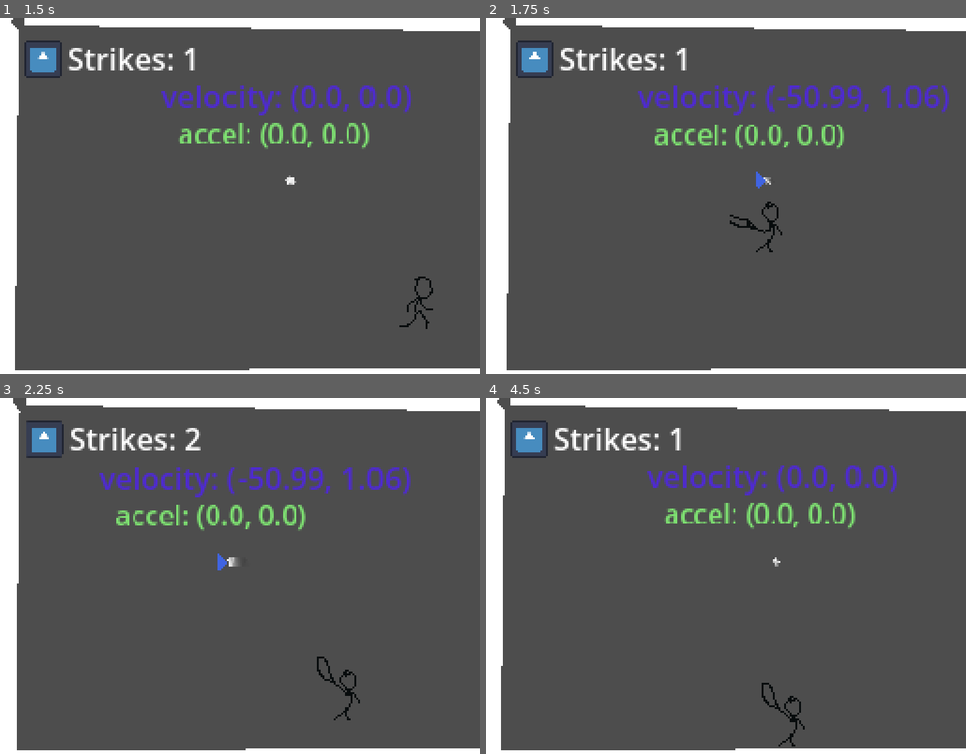
Above: before the commit, frames 1-4 (two rows, left to right).
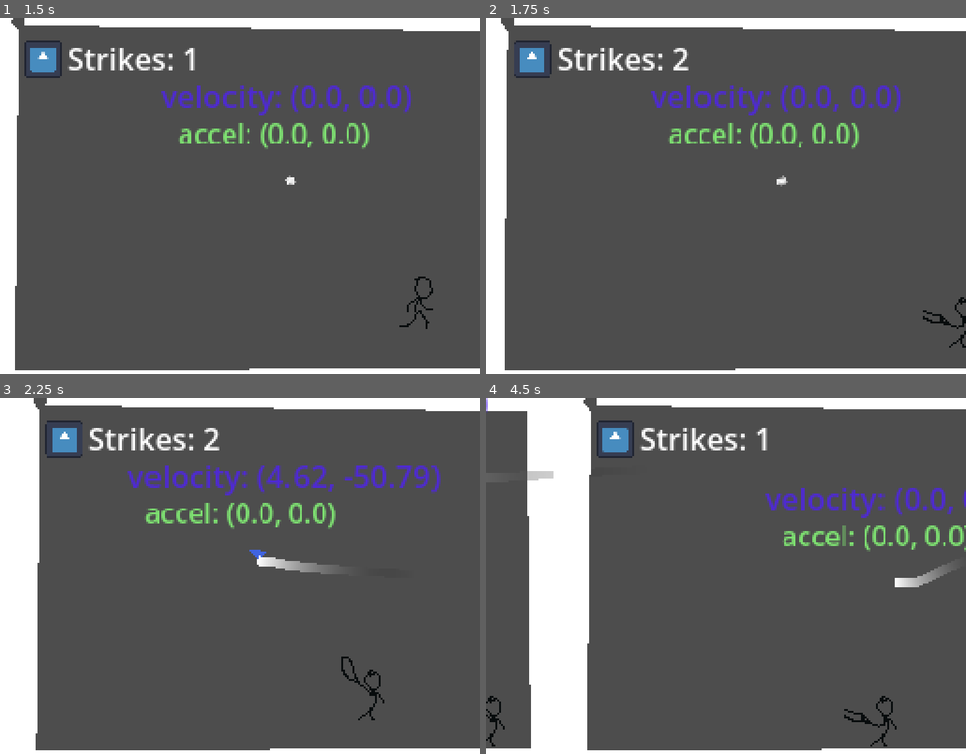
Above: after the commit, the same moments.

Repository: furiousknight25/Counter-Effects
Game: Godot game, scene res://Managers/game_state_manager.tscn
The game is run twice, just before and just after one commit, with the same random seed, the same clock (stepped at 60 frames per second) and the same inputs. The engine's default icon, where the game draws it, is replaced by a stand-in: a white triangle on a blue panel in a dark square.
Inputs (mouse positions are in pixels of both pictures, inside the frame that each line leads up to):
- Up to frame 1 (1.5 s): move the mouse to (345, 178) at 0.52 s; hold W (up) 0.53-1.28 s; hold D (right) from 0.53 s (still down); click (345, 178) at 0.6 s; move the mouse to (144, 217) at 1.27 s; tap W (up) at 1.35 s
- Up to frame 2 (1.75 s): keep holding D (right); tap W (up) at 1.52 s; click (630, 217) at 1.55 s
- Up to frame 3 (2.25 s): tap W (up) at 1.82 s; move the mouse to (288, 497) at 2.02 s; release D (right) at 2.03 s; hold A (left) from 2.03 s (still down); hold W (up) from 2.03 s (still down); click (288, 497) at 2.1 s
- Up to frame 4 (4.5 s): move the mouse to (702, 650) at 2.77 s; release A (left) at 2.78 s; release W (up) at 2.78 s; hold D (right) 2.78-4.28 s; click (702, 650) at 2.85 s; tap W (up) at 3.02, 3.32 s; move the mouse to (870, 632) at 3.52 s; hold W (up) 3.53-4.28 s; move the mouse to (582, 522) at 4.27 s; hold A (left) from 4.28 s (still down); click (582, 522) at 4.35 s

Frame 1 is identical in both runs. In frame 2, 6.0% of the frame differs, in the area x 3-100%, y 0-99%; in frame 3, 11%; in frame 4, 23%, in the area x 0-100%, y 0-99%.

Commit message:
Working on transitions

Diff:
--- a/new-game-project/Levels/Door/door.gd
+++ b/new-game-project/Levels/Door/door.gd
@@ -2,6 +2,10 @@
 
 signal door_entered
 
+@onready var collision_shape_2d: CollisionShape2D = $Area2D/CollisionShape2D
+
+
 func _on_area_2d_body_entered(body: Node2D) -> void:
 	if body is Player:
+		collision_shape_2d.set_deferred("disabled", true)
 		door_entered.emit()
--- a/new-game-project/Managers/GameStateManager.gd
+++ b/new-game-project/Managers/GameStateManager.gd
@@ -1,14 +1,25 @@
 extends Node
 
+@onready var transition_manager: TransitionManager = $TransitionManager
 @onready var upgrade_array : Array[Upgrade]
+@onready var level_1: Node2D = $"Level 1"
 
 func _ready() -> void:
 	SignalBus.connect("switch_scene", switch_scene)
 
 
 func switch_scene(old_scene : Node2D, new_scene : PackedScene):
+	var new_instanced_scene : Node2D = new_scene.instantiate()
+	new_instanced_scene.position.x = 280
+	add_child.call_deferred(new_instanced_scene)
+
+	transition_manager.node1 = old_scene
+	transition_manager.node2 = new_instanced_scene
+
+	transition_manager.transition_scenes()
+	await transition_manager.transition_finished
+
 	old_scene.queue_free()
-	add_child.call_deferred(new_scene.instantiate())
 
 
 
--- a/new-game-project/Managers/game_state_manager.tscn
+++ b/new-game-project/Managers/game_state_manager.tscn
@@ -1,10 +1,14 @@
-[gd_scene load_steps=3 format=3 uid="uid://8ns7uk77unk0"]
+[gd_scene load_steps=4 format=3 uid="uid://8ns7uk77unk0"]
 
 [ext_resource type="Script" uid="uid://bc44oqh2kl3sh" path="res://Managers/GameStateManager.gd" id="1_pcxke"]
 [ext_resource type="PackedScene" uid="uid://dfhfol7byum77" path="res://Levels/Level Scenes/Level_1.tscn" id="2_bf74e"]
+[ext_resource type="Script" uid="uid://bcqdtue8f1264" path="res://Managers/transition_manager.gd" id="2_dsgnq"]
 
 [node name="GameStateManager" type="Node"]
 script = ExtResource("1_pcxke")
 metadata/_custom_type_script = "uid://bc44oqh2kl3sh"
 
+[node name="TransitionManager" type="Node" parent="."]
+script = ExtResource("2_dsgnq")
+
 [node name="Level 1" parent="." instance=ExtResource("2_bf74e")]
--- /dev/null
+++ b/new-game-project/Managers/transition_manager.gd
@@ -0,0 +1,14 @@
+class_name TransitionManager extends Node
+
+signal transition_finished
+
+var node1 : Node2D
+var node2 : Node2D
+
+
+func transition_scenes():
+	var transition_tween : Tween = create_tween().set_parallel(true)
+	transition_tween.tween_property(node1, "position", Vector2(-280, 0), 1.0).set_trans(Tween.TRANS_QUINT)
+	transition_tween.tween_property(node2, "position", Vector2(0, 0), 1.0).set_trans(Tween.TRANS_QUINT)
+	await transition_tween.finished
+	transition_finished.emit()
--- a/new-game-project/Upgrades/Scripts/upgrade_item.gd
+++ b/new-game-project/Upgrades/Scripts/upgrade_item.gd
@@ -1,6 +1,7 @@
-extends Node2D
+class_name UpgradeItem extends Node2D
 
-@export var upgrade_resource : Upgrade
+@export var upgrade_resource_1 : Upgrade
+@export var upgrade_resource_2 : Upgrade
 @export var texture : Texture2D
 @export var cost : int = 0
 
@@ -17,6 +18,6 @@
 	label.text = str(cost)
 
 
-func _process(_delta: float) -> void:
-	if Input.is_action_just_pressed("click"):
-		upgrade_resource.do_upgrade()
+#func _process(_delta: float) -> void:
+	#if Input.is_action_just_pressed("click"):
+		#upgrade_resource_1.do_upgrade()
Not shown, added: new-game-project/Managers/transition_manager.gd.uid
